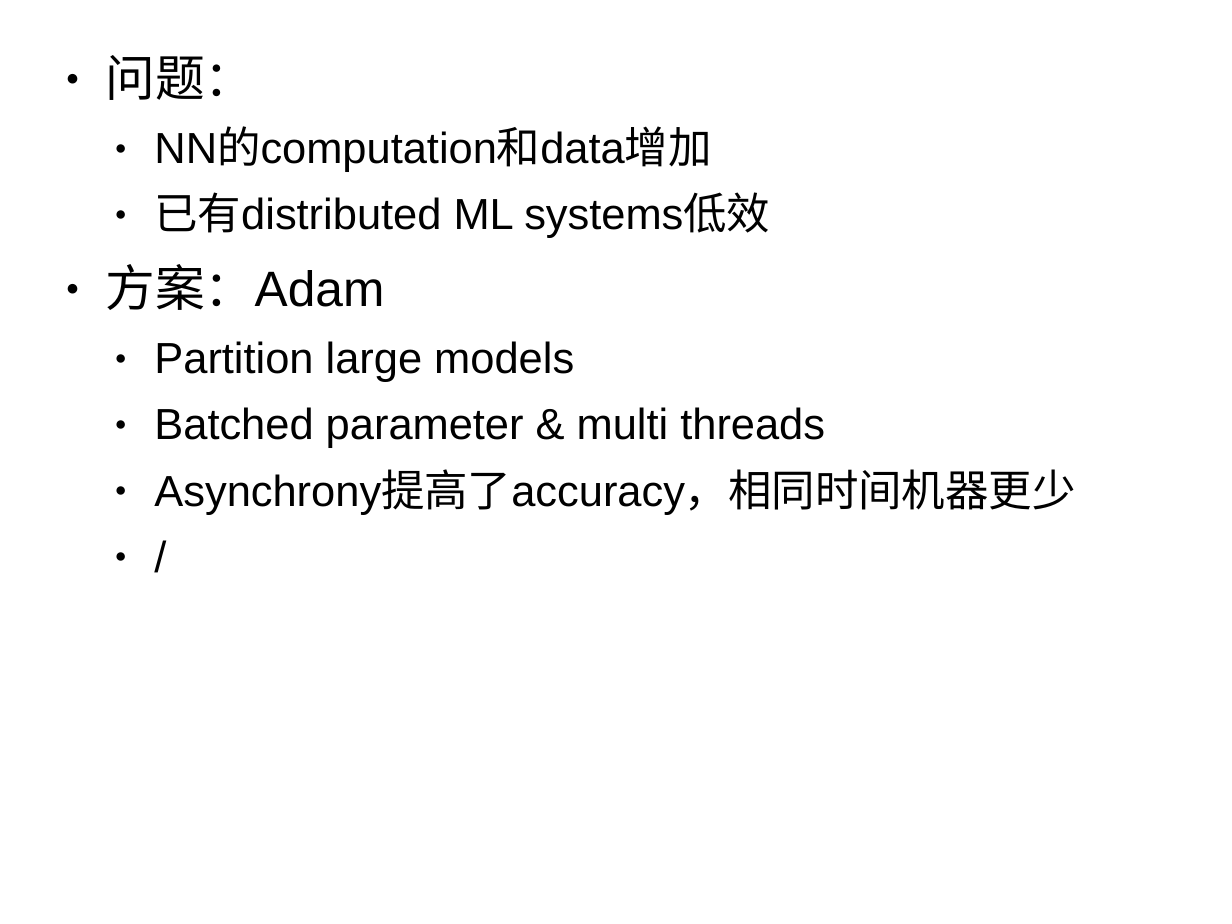
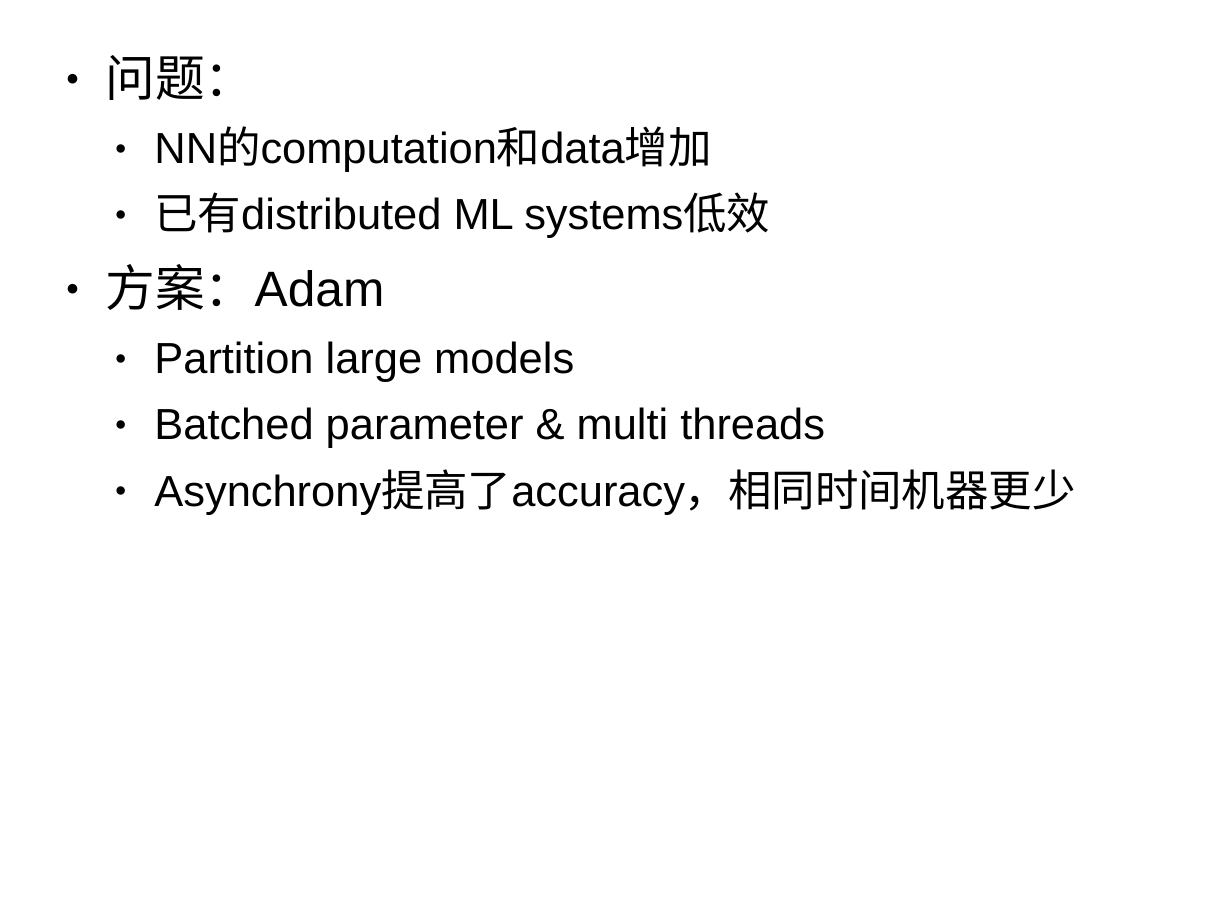
Before and after one commit to GBXU/LearnDemo, a slide deck: slide 4 of Notes/distributed ML systems scalability.pptx. Drawn at 1232x924 pixels with LibreOffice and Linux fonts; fonts in the diff are those of the drawing. Boxes give left, top, right and bottom in pixels: in the first picture for what was removed or moved away, otherwise in the second. Text is boxed around its words. In the diff, an @@ line names an element or a change of style, - is before the commit and + after.

Commit message:
update

```diff
--- a/Notes/distributed ML systems scalability.pptx
+++ b/Notes/distributed ML systems scalability.pptx
@@ text at box(106, 55, 1075, 515): paragraph removed @@
-  ● /
```
